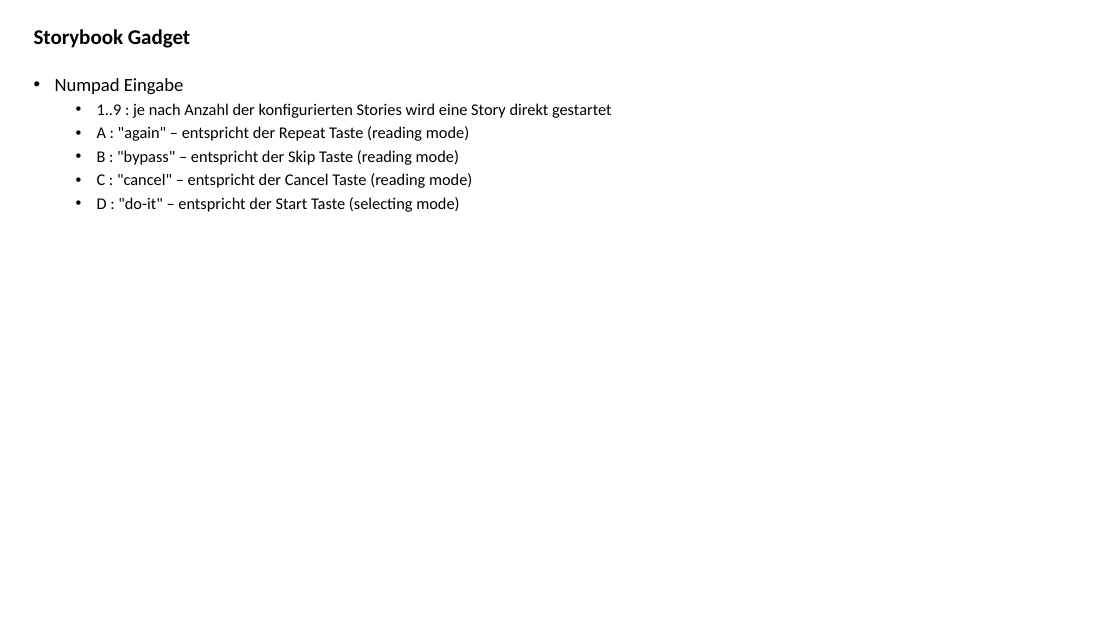
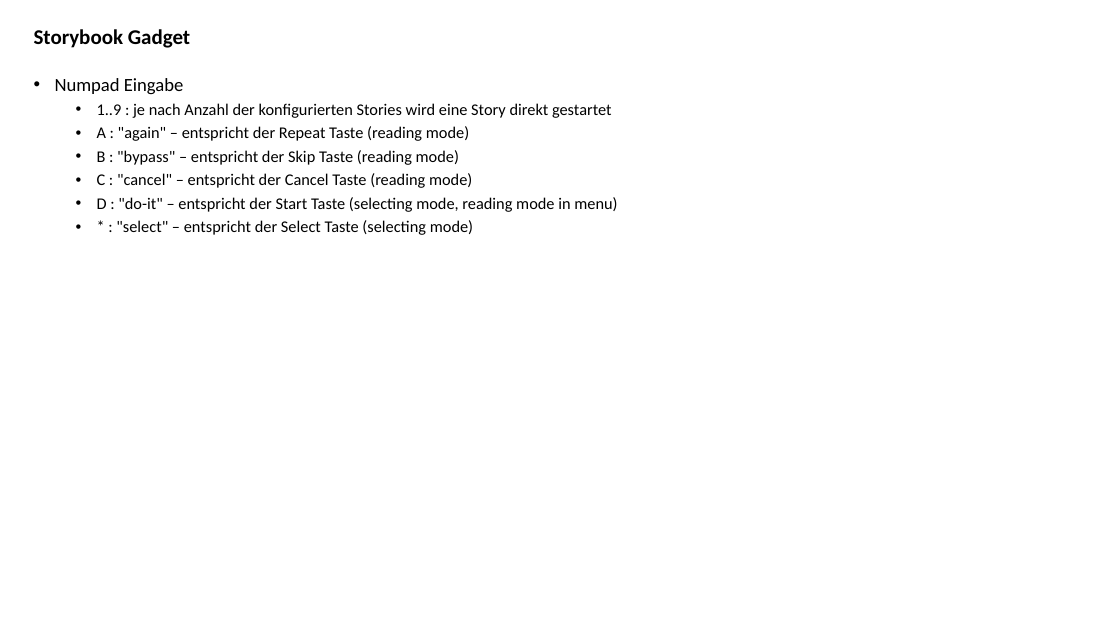
Before and after one commit to jeskes/activityboard, a slide deck: slide 41 of Activityboard.pptx. Drawn at 1120x630 pixels with LibreOffice and Linux fonts; fonts in the diff are those of the drawing. Boxes give left, top, right and bottom in pixels: in the first picture for what was removed or moved away, otherwise in the second. Text is boxed around its words. In the diff, an @@ line names an element or a change of style, - is before the commit and + after.

```diff
--- a/Activityboard.pptx
+++ b/Activityboard.pptx
@@ text at [97,197,617,235]: text changed @@
-  • D : "do-it" – entspricht der Start Taste (selecting mode)
+  • D : "do-it" – entspricht der Start Taste (selecting mode, reading mode in menu)
+  • * : "select" – entspricht der Select Taste (selecting mode)
```
Also in this commit, not shown: 5 other files.
